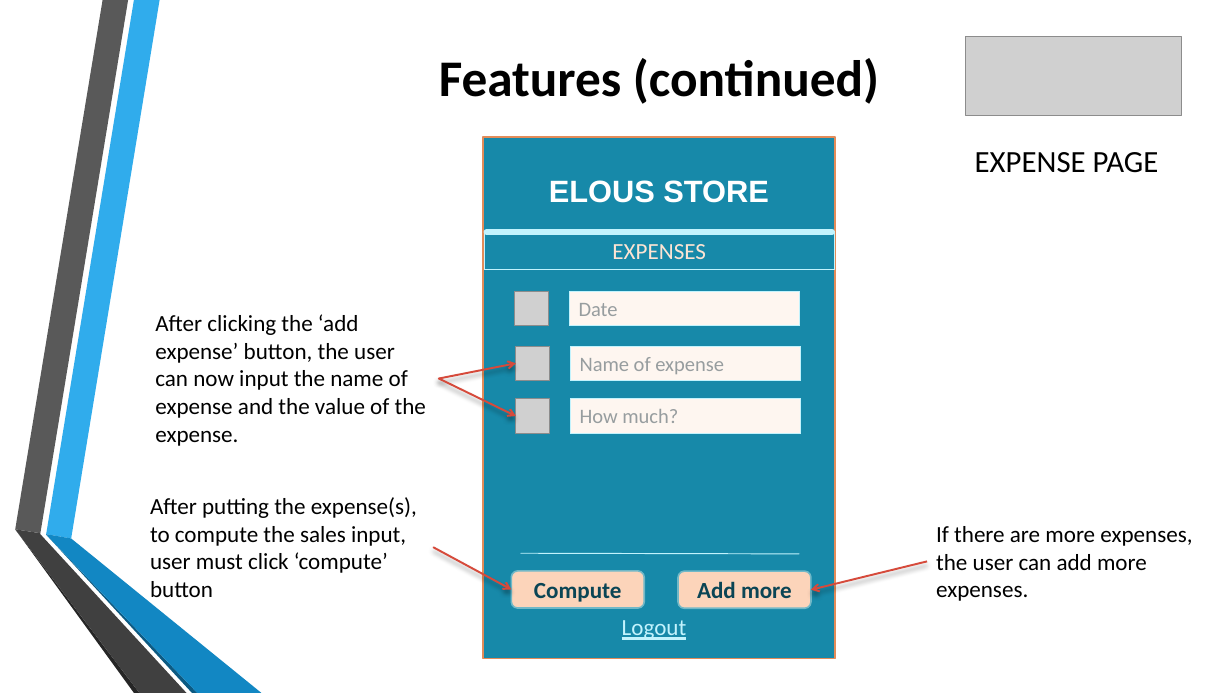
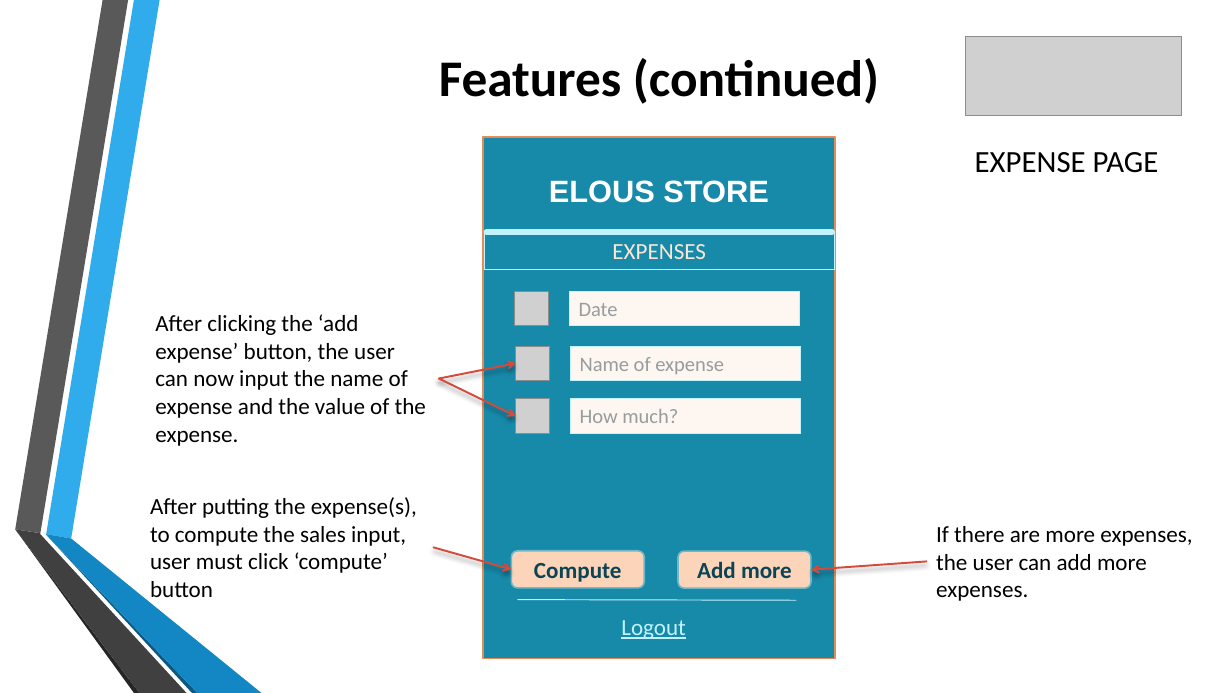
Before and after one commit to jgtadeo/Project--MOBAPPL, a slide deck: slide 16 of Mobile Application.pptx. Drawn at 1232x693 pixels with LibreOffice and Linux fonts; fonts in the diff are those of the drawing; grey boxes stand for pictures; background and template pictures are left out. Boxes give left, top, right and bottom in pixels: in the first picture for what was removed or moved away, otherwise in the second. Text is boxed around its words. In the diff, an @@ line names an element or a change of style, - is before the commit and + after.

Commit message:
updated ppt

```diff
--- a/Mobile Application.pptx
+++ b/Mobile Application.pptx
@@ arrow moved from (433, 547) - (511, 590) to (433, 547) - (511, 569) @@
@@ rounded rectangle "Compute": place and size @@
-rounded rectangle "Compute" at [511,571,644,608]
+rounded rectangle "Compute" at [511,551,644,588]
@@ rounded rectangle "Add more": place and size @@
-rounded rectangle "Add more" at [678,571,811,608]
+rounded rectangle "Add more" at [678,551,811,588]
@@ arrow moved from (927, 562) - (811, 590) to (927, 562) - (811, 570) @@
@@ line moved from (521, 554) - (799, 554) to (518, 600) - (796, 601) @@
```
Also in this commit, not shown: 2 other slides changed.
